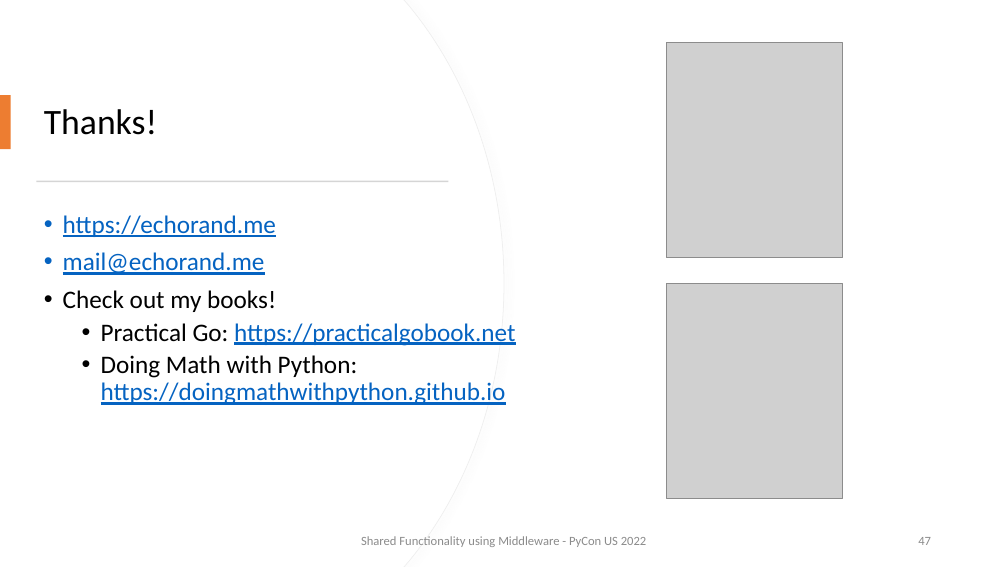
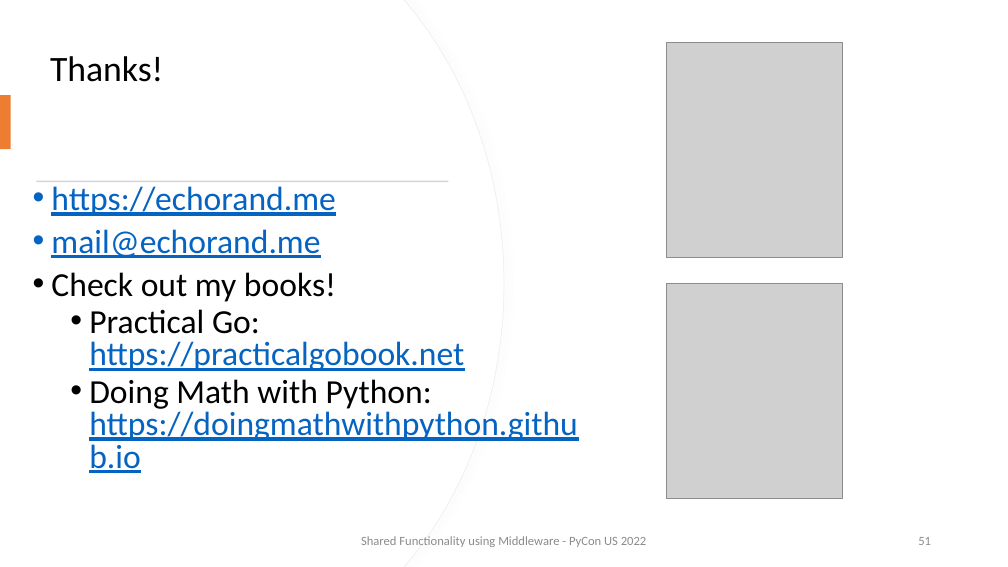
Before and after one commit to prod-python/pycon-us-2022, a slide deck: slide 51 of slides.pptx (slide 47 before the commit). Drawn at 1008x567 pixels with LibreOffice and Linux fonts; fonts in the diff are those of the drawing; grey boxes stand for pictures. Boxes give left, top, right and bottom in pixels: in the first picture for what was removed or moved away, otherwise in the second. Text is boxed around its words. In the diff, an @@ line names an element or a change of style, - is before the commit and + after.

```diff
--- a/slides.pptx
+++ b/slides.pptx
@@ title "Thanks!": place and size @@
-title "Thanks!" at bbox=[44, 109, 157, 135]
+title "Thanks!" at bbox=[50, 56, 163, 82]
@@ text "https://echorand.me": place and size @@
-text "https://echorand.me" at bbox=[63, 215, 515, 405]
+text "https://echorand.me" at bbox=[51, 186, 578, 473]
@@ text "https://echorand.me" at bbox=[51, 186, 578, 473]: size 24 to 32 pt; line spacing 0.9 to 0.8 @@
@@ page number at bbox=[918, 537, 931, 545]: text changed @@
-47
+51
```
Also in this commit, not shown: 3 other slides changed, 4 slides added, 1 other file.
